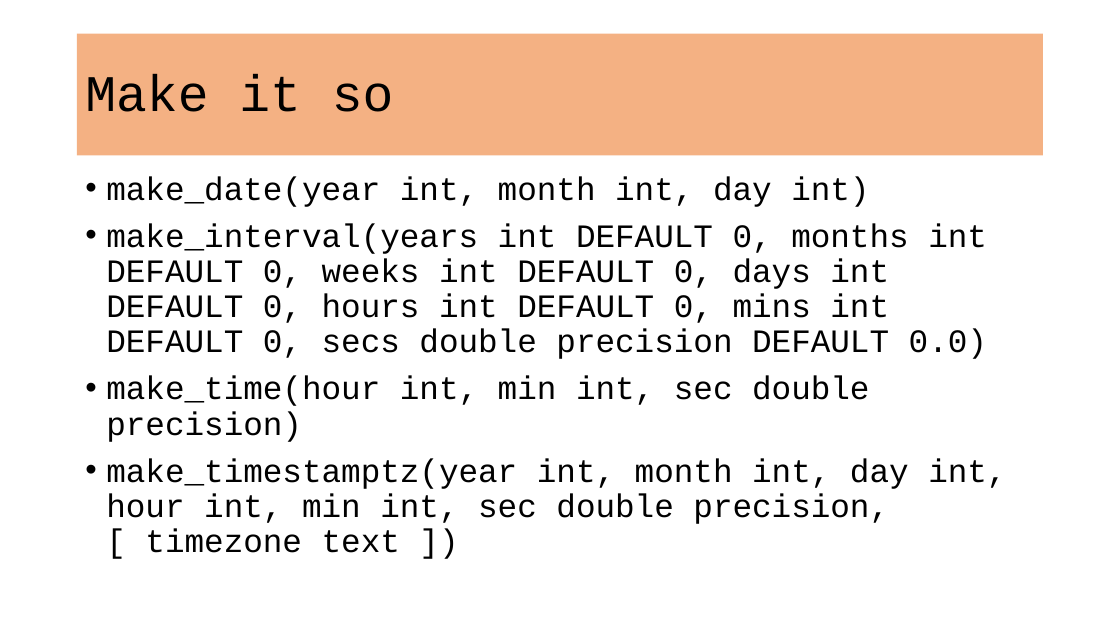
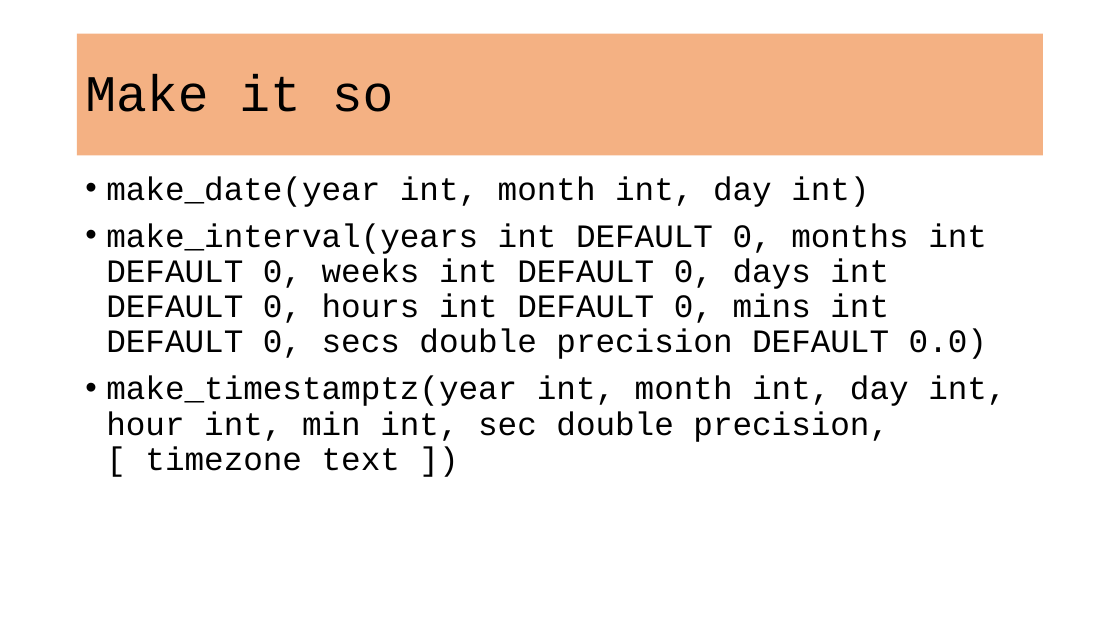
Before and after one commit to VadimAcosta/timestamps_and_intervals, a slide deck: slide 5 of times_and_dates.pptx (slide 18 before the commit). Drawn at 1120x630 pixels with LibreOffice and Linux fonts; fonts in the diff are those of the drawing. Boxes give left, top, right and bottom in pixels: in the first picture for what was removed or moved away, otherwise in the second. Text is boxed around its words. In the diff, an @@ line names an element or a change of style, - is before the commit and + after.

```diff
--- a/times_and_dates.pptx
+++ b/times_and_dates.pptx
@@ text at [106,376,869,442]: paragraph removed @@
-• make_time(hour int, min int, sec double precision)
```
Also in this commit, not shown: 7 other slides changed, 15 slides added, 2 slides removed.
